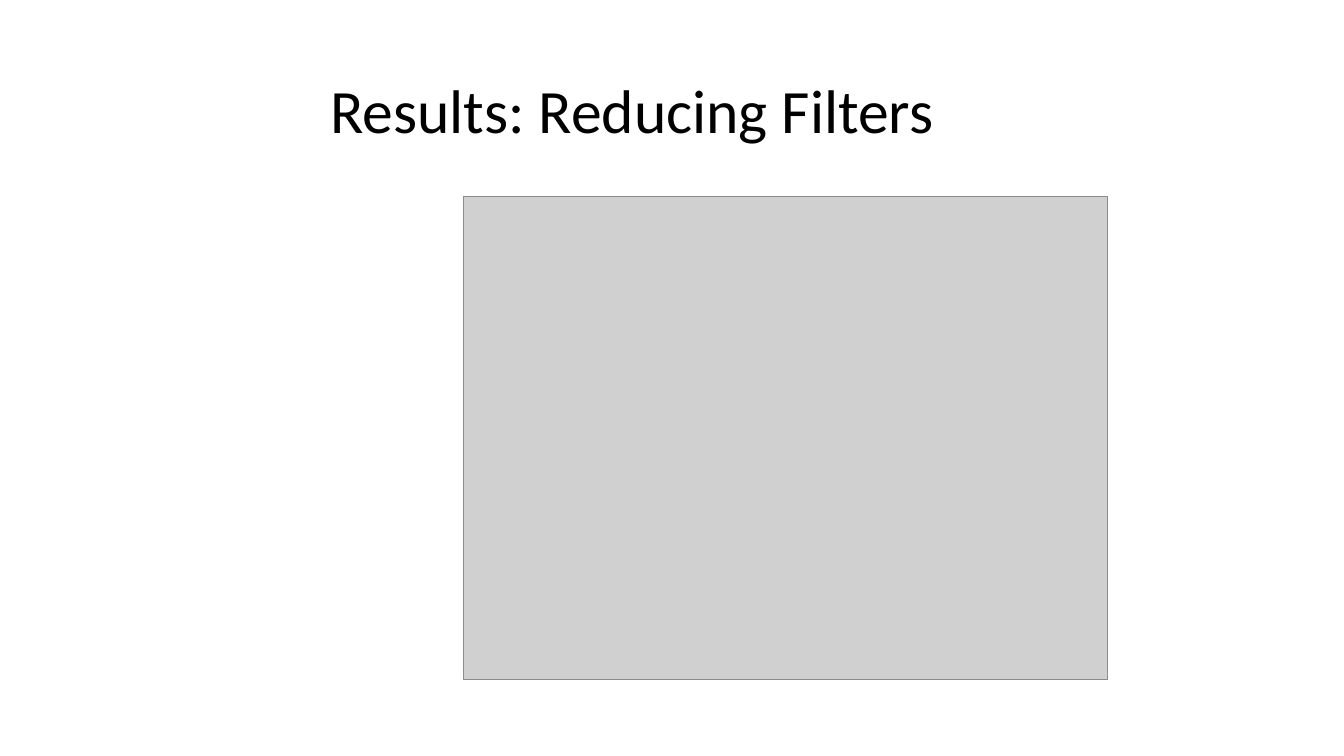
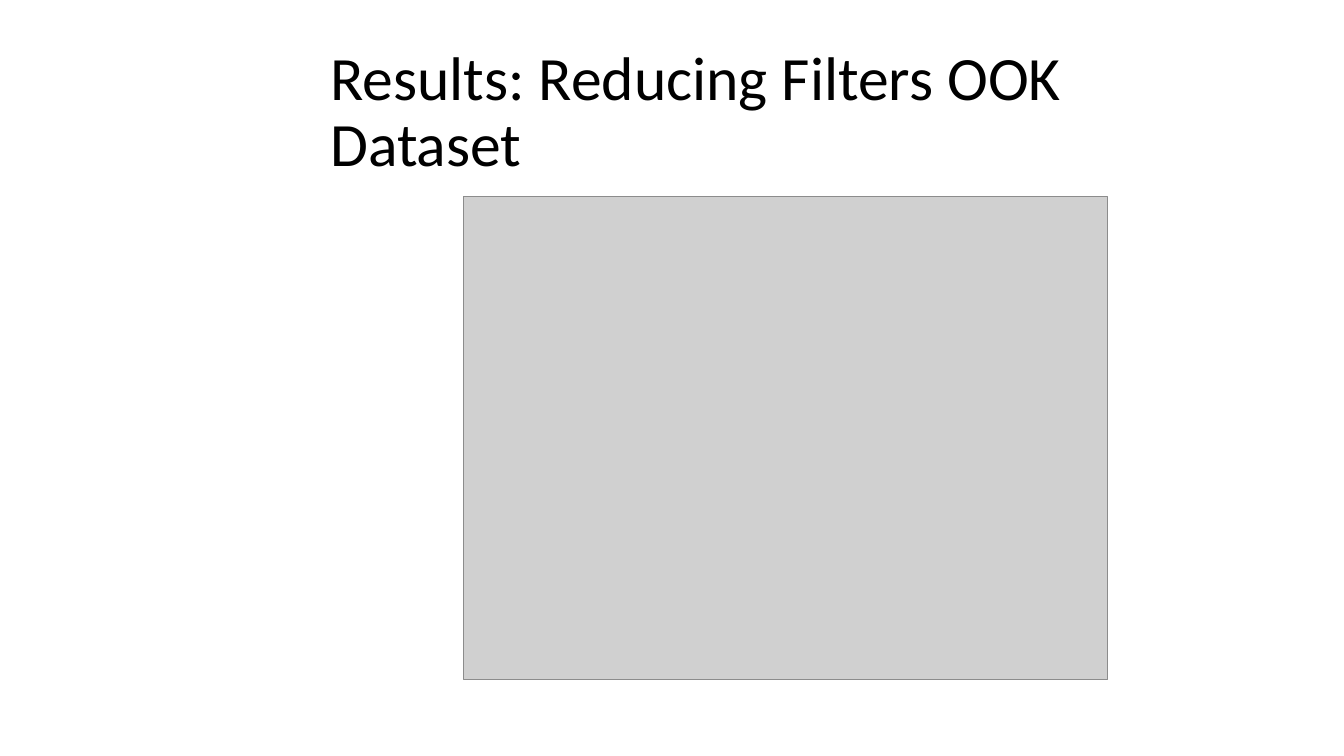
Before and after one commit to mayersjd/HardwareCNN, a slide deck: slide 29 of Presentations/ProjectPresentation_03-10-CB.pptx (slide 23 before the commit). Drawn at 1344x756 pixels with LibreOffice and Linux fonts; fonts in the diff are those of the drawing; grey boxes stand for pictures; background and template pictures are left out. Boxes give left, top, right and bottom in pixels: in the first picture for what was removed or moved away, otherwise in the second. Text is boxed around its words. In the diff, an @@ line names an element or a change of style, - is before the commit and + after.

```diff
--- a/Presentations/ProjectPresentation_03-10-CB.pptx
+++ b/Presentations/ProjectPresentation_03-10-CB.pptx
@@ title at (x1=330, y1=57, x2=1061, y2=167): text changed @@
-Results: Reducing Filters
+Results: Reducing Filters OOK Dataset
```
Also in this commit, not shown: 8 other slides changed, 7 slides added.
